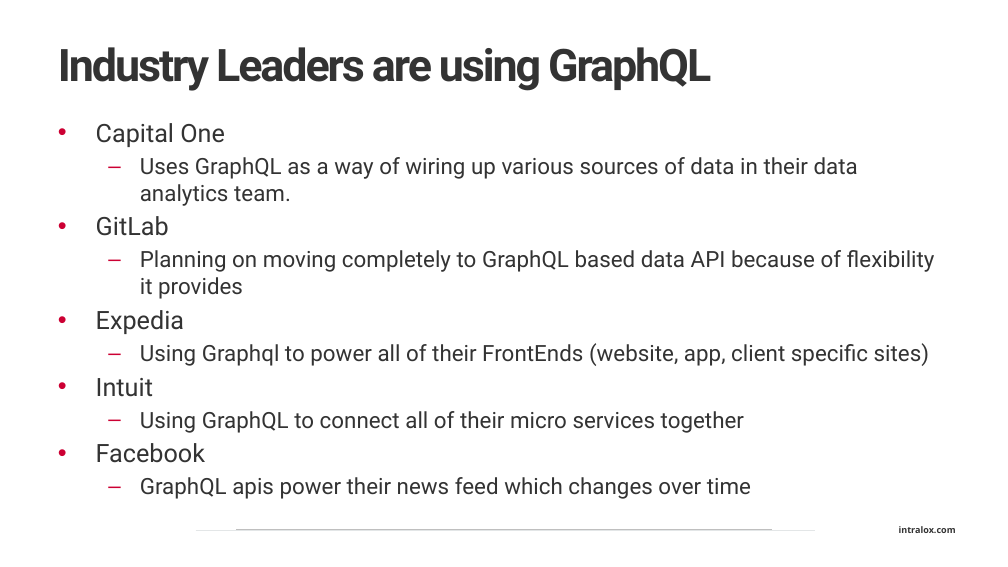
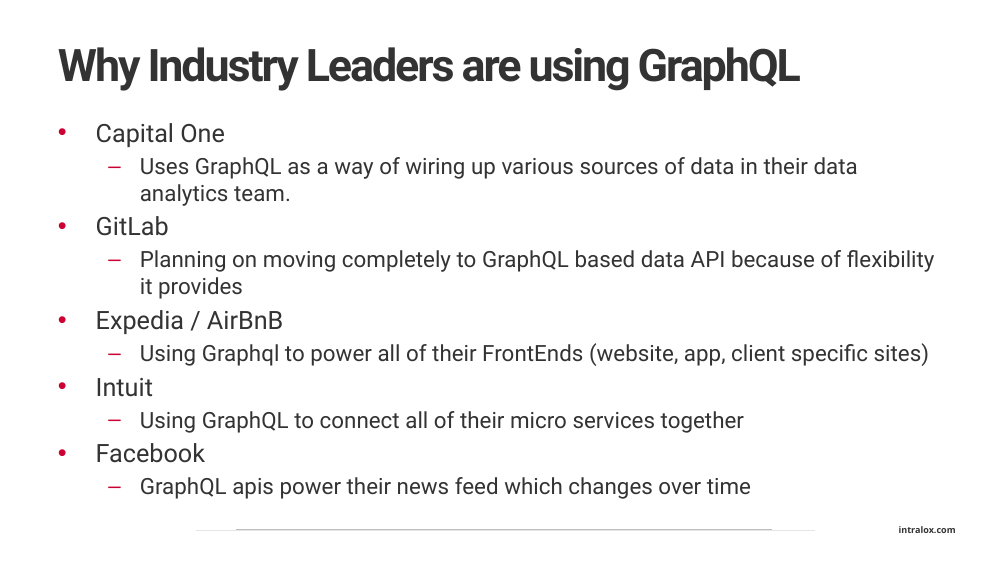
Before and after one commit to NPDSoftwareDev/graphql-presentation, a slide deck: slide 20 of graphql Introduction.pptx. Drawn at 1008x567 pixels with LibreOffice and Linux fonts; fonts in the diff are those of the drawing; background and template pictures are left out. Boxes give left, top, right and bottom in pixels: in the first picture for what was removed or moved away, otherwise in the second. Text is boxed around its words. In the diff, an @@ line names an element or a change of style, - is before the commit and + after.

```diff
--- a/graphql Introduction.pptx
+++ b/graphql Introduction.pptx
@@ title at (58,47,801,91): text changed @@
-Industry Leaders are using GraphQL
+Why Industry Leaders are using GraphQL
@@ text at (96,310,283,334): text changed @@
-• Expedia
+• Expedia / AirBnB
```
Also in this commit, not shown: 10 other slides changed.
